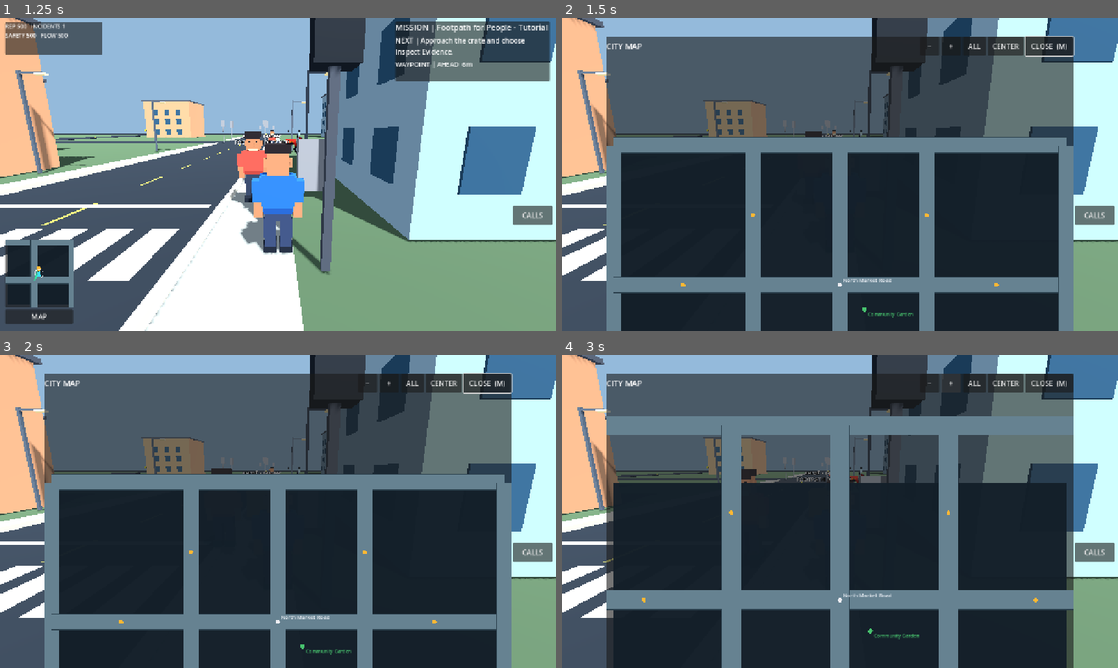
Above: before the commit, frames 1-4 (two rows, left to right).
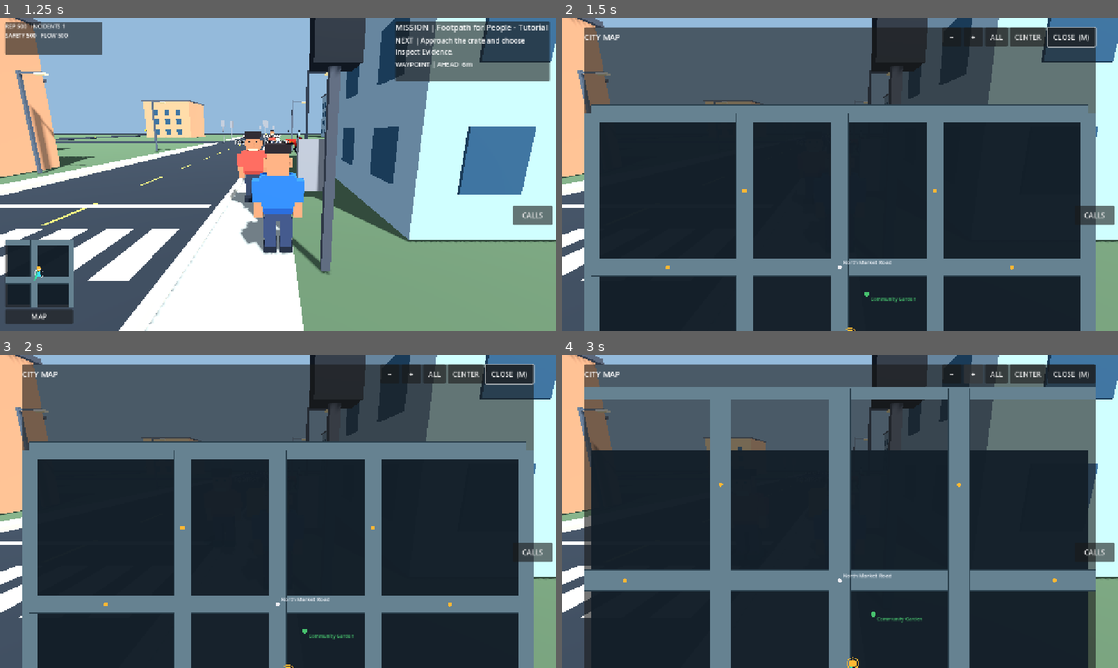
Above: after the commit, the same moments.

Repository: gauravprajapat-23/civic-chaos
Game: Godot game, scene res://scenes/core/menu.tscn
The game is run twice, just before and just after one commit, with the same random seed, the same clock (stepped at 60 frames per second) and the same inputs.
Inputs:
- Up to frame 1 (1.25 s): click "START STORY" at 0.5 s
- Up to frame 2 (1.5 s): click "MAP" at 1.25 s
- Up to frame 3 (2 s): no input
- Up to frame 4 (3 s): click "−" at 2 s; click "+" at 2.75 s

Frame 1 is identical in both runs. In frame 2, 37% of the frame differs, in the area x 4-97%, y 2-100%; in frame 3, 37%; in frame 4, 42%, in the area x 4-96%, y 2-100%.

Commit message:
UI-002: release map gestures and restore focus safely

Diff:
--- a/scripts/ui/civic_city_map.gd
+++ b/scripts/ui/civic_city_map.gd
@@ -3,6 +3,8 @@
 ## AUD3-MAP-01: original live city map, sourced from the actual road layout.
 ## UI-only: never invent mission positions, routes, reward state or traffic.
 signal toggle_requested
+const ModalGuard = preload("res://scripts/ui/civic_modal_input_guard.gd")
+var _focus_before_open: WeakRef
 
 const RoadLayout = preload("res://scripts/world/city_road_layout.gd")
 const MapRoutes = preload("res://scripts/ui/civic_map_routes.gd")
@@ -186,6 +188,12 @@
             get_viewport().set_input_as_handled()
 
 func set_expanded(value: bool) -> void:
+    # Always discard a captured pan/pinch on a real modal transition.
+    if expanded == value:
+        return
+    ModalGuard.release_touch_controls(get_tree())
+    if value:
+        _focus_before_open = ModalGuard.remember_focus(get_viewport(), large_frame)
     expanded = value
     _dragging_mouse = false
     _touch_points.clear()
@@ -196,8 +204,12 @@
         map_button.visible = not value
     if large_frame != null:
         large_frame.visible = value
-    if value and close_button != null:
-        close_button.grab_focus()
+    if value:
+        if close_button != null:
+            close_button.grab_focus()
+    else:
+        ModalGuard.restore_focus(get_viewport(), _focus_before_open, large_frame)
+        _focus_before_open = null
     _redraw()
 
 ## Camera conversion for the panning/zooming full map.
@@ -399,8 +411,9 @@
     map_surface.custom_minimum_size = bounds.size
     map_button.position = Vector2(bounds.position.x, bounds.end.y + 4.0)
     map_button.size = Vector2(bounds.size.x, 34.0)
-    large_frame.position = Vector2(maxf(8, size.x * 0.08), maxf(8, size.y * 0.06))
-    large_frame.size = Vector2(maxf(250, size.x * 0.84), maxf(200, size.y * 0.88))
+    var full_bounds: Rect2 = expanded_bounds(size)
+    large_frame.position = full_bounds.position
+    large_frame.size = full_bounds.size
     _redraw()
 
 ## Pure transform shared by minimap and full map. North is screen-up (-Z).
@@ -536,3 +549,12 @@
         position - facing * radius * 0.6 - side * radius * 0.65
     ]), PLAYER)
     canvas.draw_arc(position, radius + 2.0, 0, TAU, 24, Color.WHITE, 1.3)
+
+## A device can rotate while MAP is open; never push the full frame offscreen.
+static func expanded_bounds(viewport: Vector2) -> Rect2:
+    if not viewport.is_finite() or viewport.x <= 0.0 or viewport.y <= 0.0:
+        return Rect2()
+    var margin: float = 8.0
+    var width: float = minf(viewport.x - margin * 2.0, viewport.x * 0.92)
+    var height: float = minf(viewport.y - margin * 2.0, viewport.y * 0.94)
+    return Rect2((viewport - Vector2(width, height)) * 0.5, Vector2(width, height))
